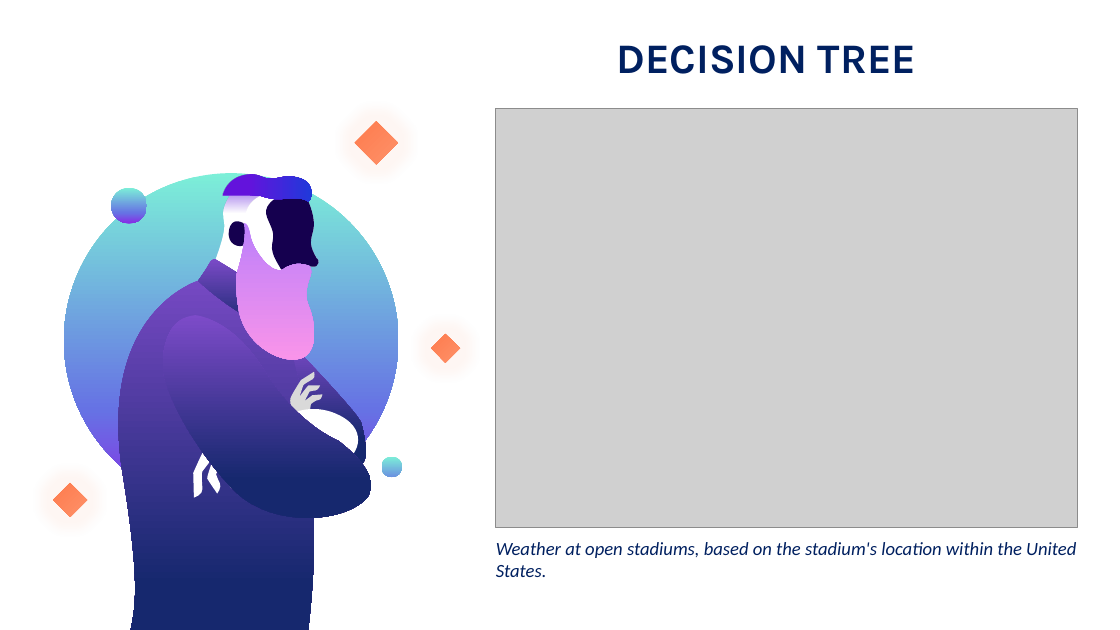
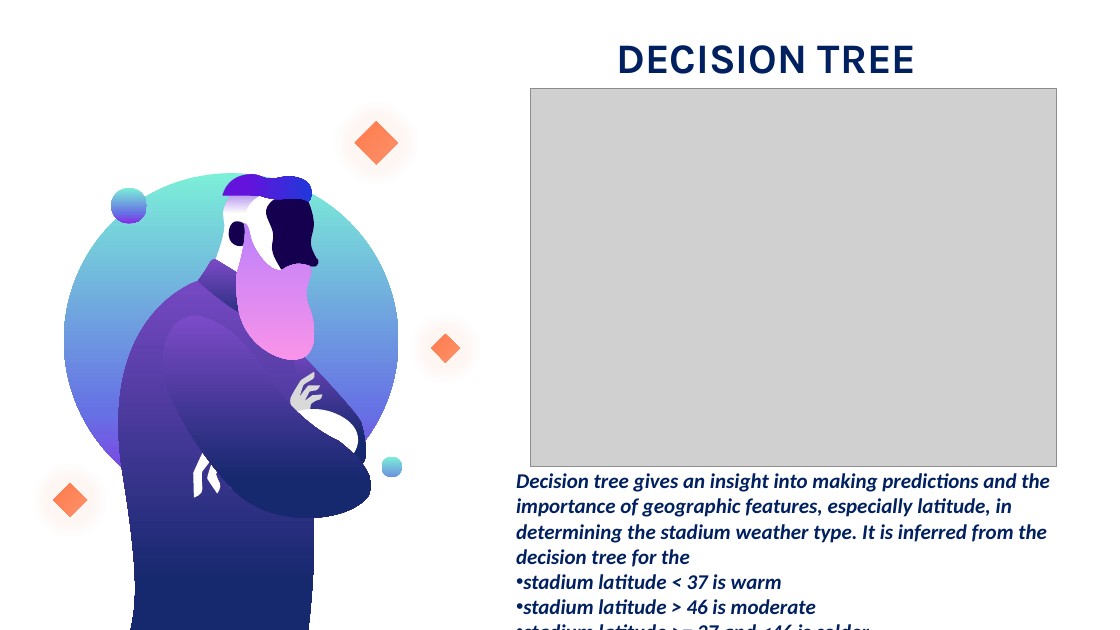
Before and after one commit to CherSmith39/Sports-Gambling, a slide deck: slide 7 of Practice Presentation.pptx. Drawn at 1120x630 pixels with LibreOffice and Linux fonts; fonts in the diff are those of the drawing; grey boxes stand for pictures. Boxes give left, top, right and bottom in pixels: in the first picture for what was removed or moved away, otherwise in the second. Text is boxed around its words. In the diff, an @@ line names an element or a change of style, - is before the commit and + after.

```diff
--- a/Practice Presentation.pptx
+++ b/Practice Presentation.pptx
@@ picture: place and size @@
-picture at <box>496,108,1078,528</box>
+picture at <box>531,88,1057,467</box>
@@ text at <box>516,473,1050,614</box>: text changed; size 16 to 18 pt; bold on @@
-Weather at open stadiums, based on the stadium's location within the United States.
+Decision tree gives an insight into making predictions and the importance of geographic features, especially latitude, in determining the stadium weather type. It is inferred from the decision tree for the
+• stadium latitude < 37 is warm
+• stadium latitude > 46 is moderate
+• stadium latitude >= 37 and <46 is colder.
```
Also in this commit, not shown: 2 other slides changed, 3 slides added, 4 slides removed.
